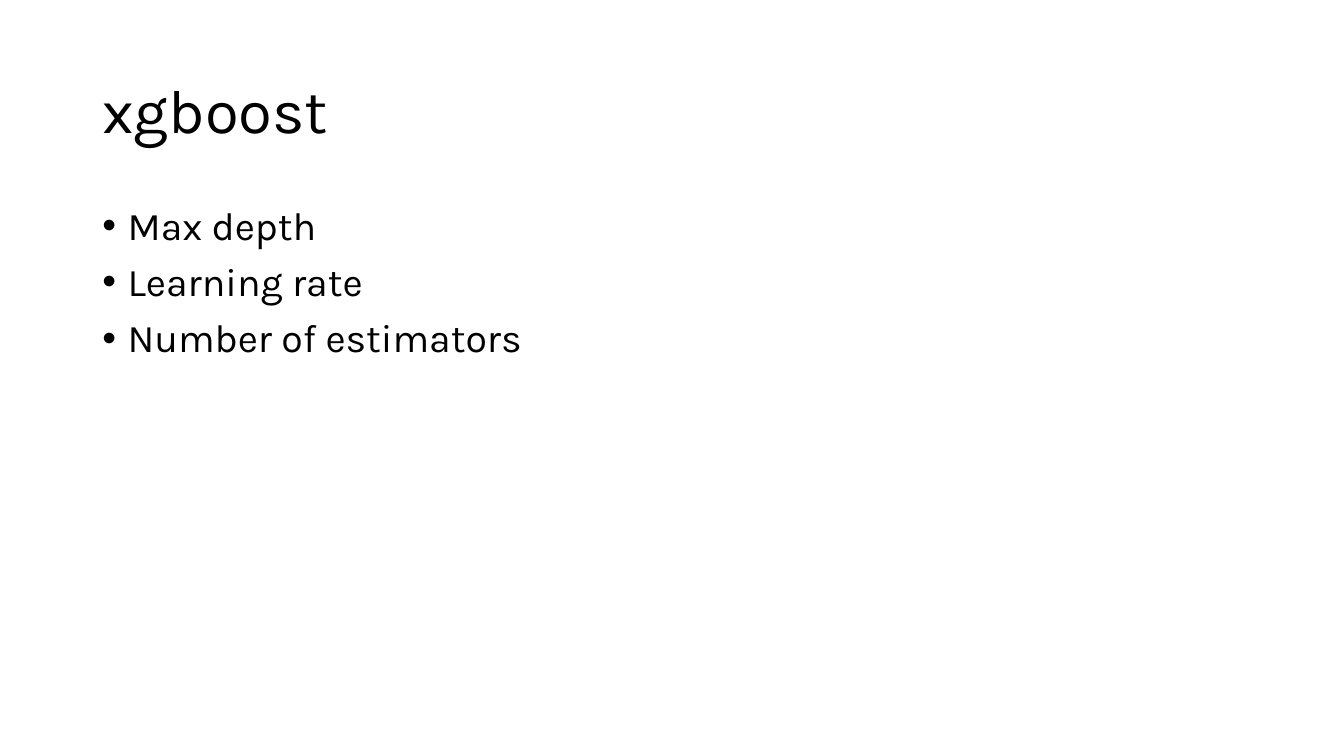
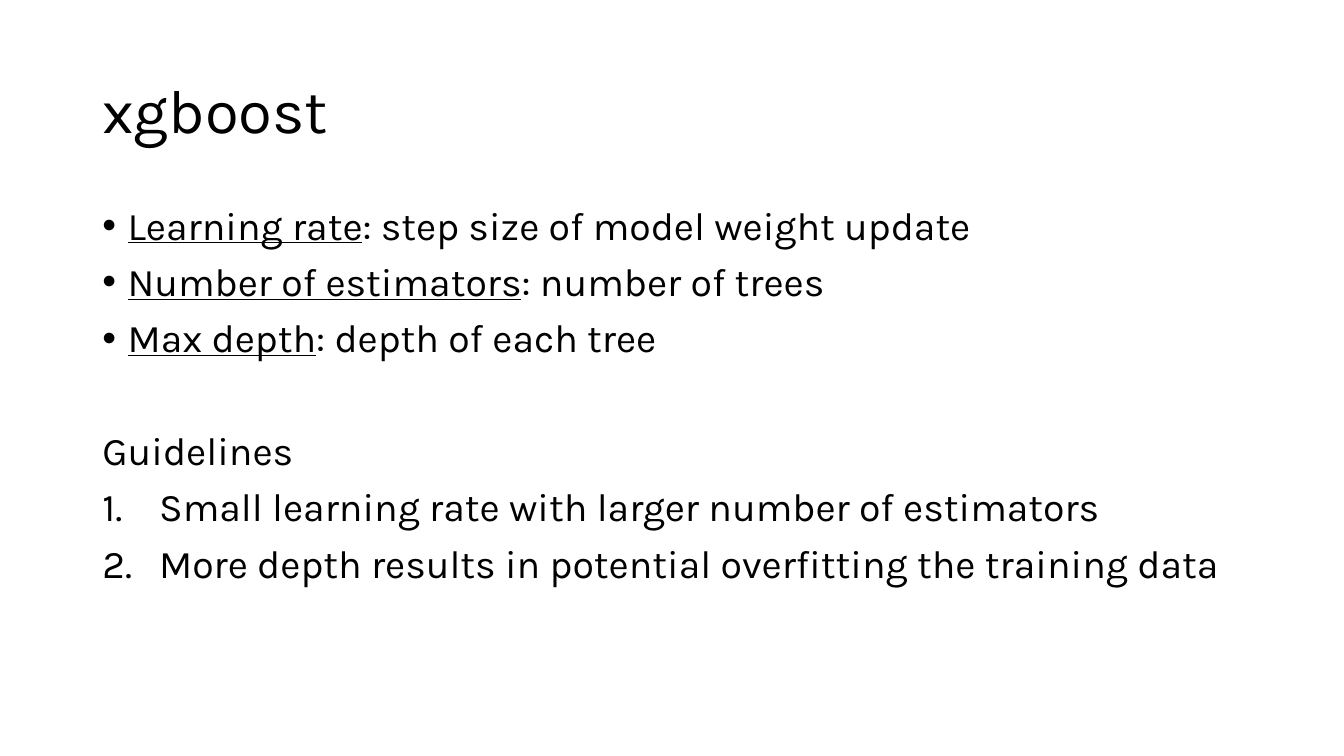
Before and after one commit to amitsaha/optuna-demo, a slide deck: slide 7 of Hyperparameter optimization using Optuna.pptx. Drawn at 1344x756 pixels with LibreOffice and Linux fonts; fonts in the diff are those of the drawing. Boxes give left, top, right and bottom in pixels: in the first picture for what was removed or moved away, otherwise in the second. Text is boxed around its words. In the diff, an @@ line names an element or a change of style, - is before the commit and + after.

```diff
--- a/Hyperparameter optimization using Optuna.pptx
+++ b/Hyperparameter optimization using Optuna.pptx
@@ text at <box>102,213,1218,588</box>: text changed @@
-• Max depth
-• Learning rate
-• Number of estimators
+• Learning rate: step size of model weight update
+• Number of estimators: number of trees
+• Max depth: depth of each tree
+Guidelines
+1. Small learning rate with larger number of estimators
+2. More depth results in potential overfitting the training data
```
Also in this commit, not shown: 2 other slides changed, 1 other file.
